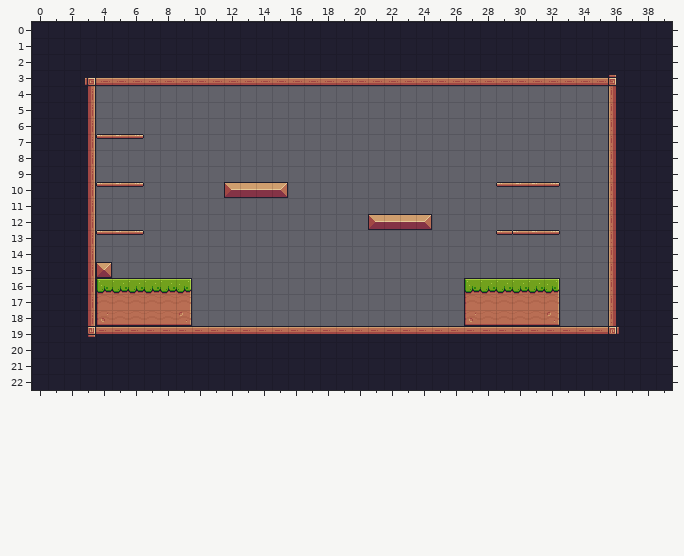
A Tiled map gets an edit: assets/tiles/Level-01.tmx. The picture above is the old version.
Cells are 16x16 px. Shown: x 0..39, y 0..22.
After the commit:
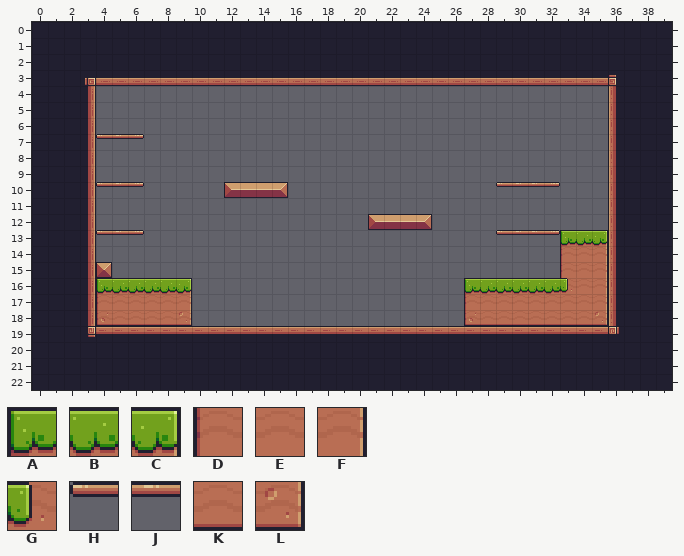
Key: from "Pixel Adventure": A 6, B 7, C 8, D 28, E 29, F 30, G 32, H 39, J 40, K 51, L 52.
_ is an empty cell.
Change:
Layer "Background":
y 13: x 30 H -> J; x 33..35 ___ -> ABC
y 14..15: x 33..35 ___ -> DEF
y 16: x 32..35 C___ -> BGEF
y 17: x 32..35 F___ -> EEEF
y 18: x 32..35 L___ -> KKKL
